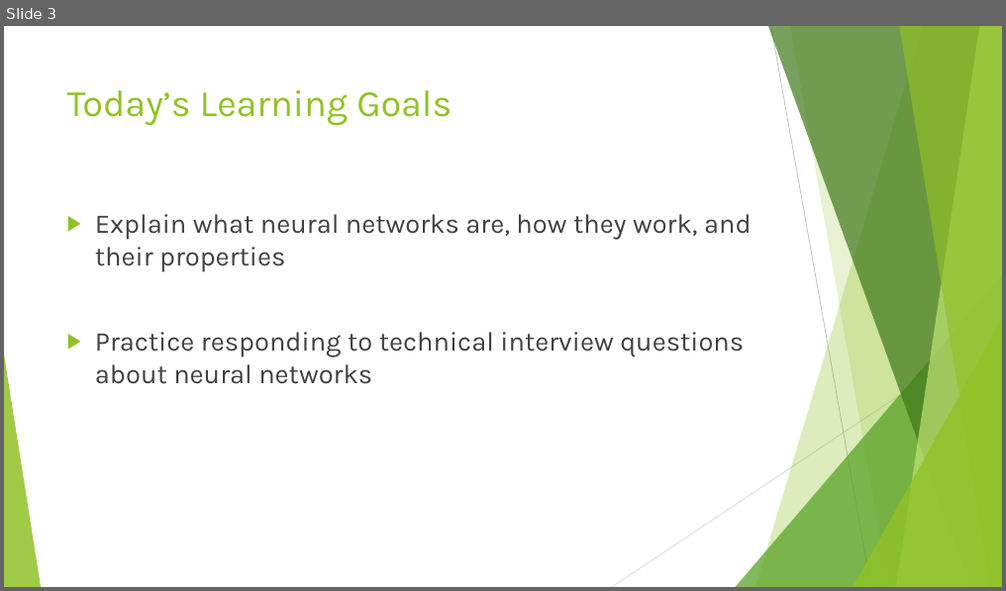
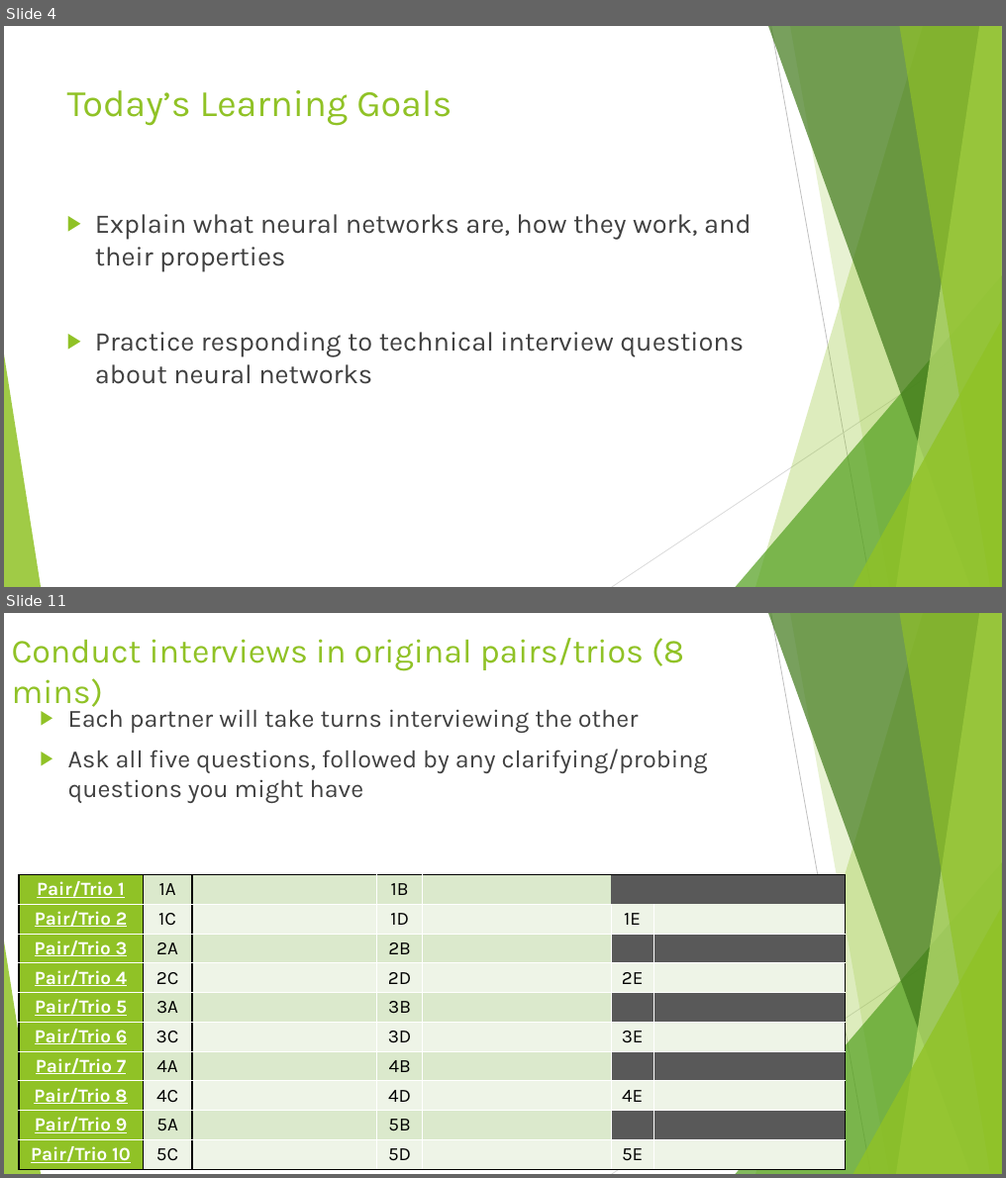
Before and after one commit to DavidBraslow/Neural-Network-Interviews, a slide deck: Neural Network Interviews Slides v2.pptx. Shown one above the other, each under a label of ours: slide 3 before the commit, slides 4 and 11 after it; the slides between them are not shown. The pictures are 1006x591 and 1006x1178 pixels, drawn with LibreOffice and Linux fonts; fonts in the diff are those of the drawing. Boxes give left, top, right and bottom in pixels: in the first picture for what was removed or moved away, otherwise in the second. Text is boxed around its words. In the diff, an @@ line names an element or a change of style, - is before the commit and + after.

```diff
--- a/Neural Network Interviews Slides v2.pptx
+++ b/Neural Network Interviews Slides v2.pptx
@@ slide 11 added at bbox=[4, 613, 1002, 1174], background #FFFFFF; not listed: 10 template elements that a slide beside it also shows @@
@@ title added at bbox=[12, 638, 684, 707], 32.4 pt, text #90C226 @@
+Conduct interviews in original pairs/trios (8 mins)
@@ text added at bbox=[68, 704, 708, 803], 24 pt, text #404040 @@
+▶ Each partner will take turns interviewing the other
+▶ Ask all five questions, followed by any clarifying/probing questions you might have
@@ table added at bbox=[19, 875, 846, 1174], 10 rows, 7 columns @@
+Pair/Trio 1 | 1A |  | 1B |  |  | 
+Pair/Trio 2 | 1C |  | 1D |  | 1E | 
+Pair/Trio 3 | 2A |  | 2B |  |  | 
+Pair/Trio 4 | 2C |  | 2D |  | 2E | 
+Pair/Trio 5 | 3A |  | 3B |  |  | 
+Pair/Trio 6 | 3C |  | 3D |  | 3E | 
+Pair/Trio 7 | 4A |  | 4B |  |  | 
+Pair/Trio 8 | 4C |  | 4D |  | 4E | 
+Pair/Trio 9 | 5A |  | 5B |  |  | 
+Pair/Trio 10 | 5C |  | 5D |  | 5E | 
@@ what was slide 3 is now slide 4 @@
```
Also in this commit, not shown: 5 slides changed, 5 other slides added, 3 slides removed, 2 other files.
